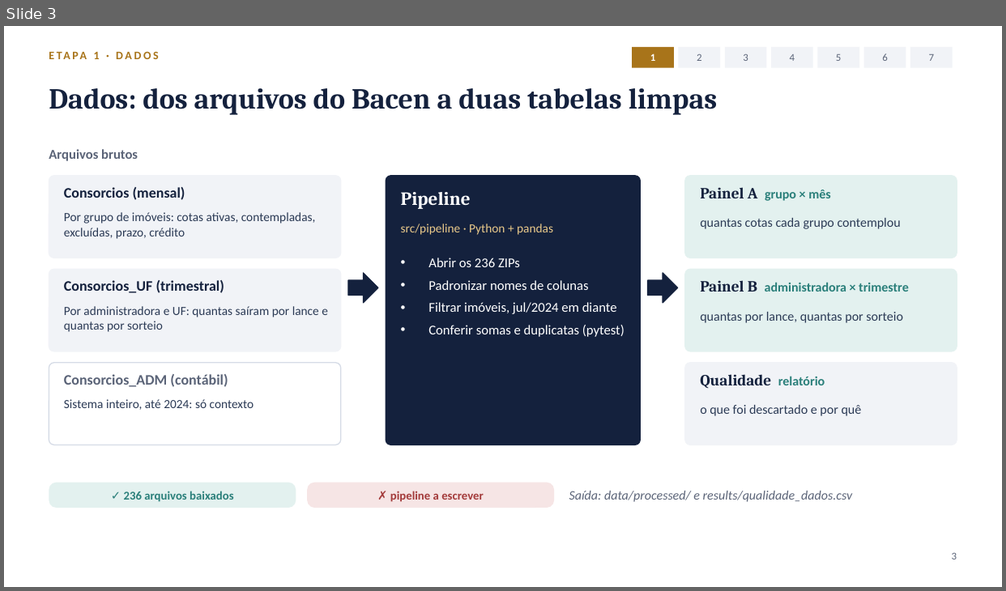
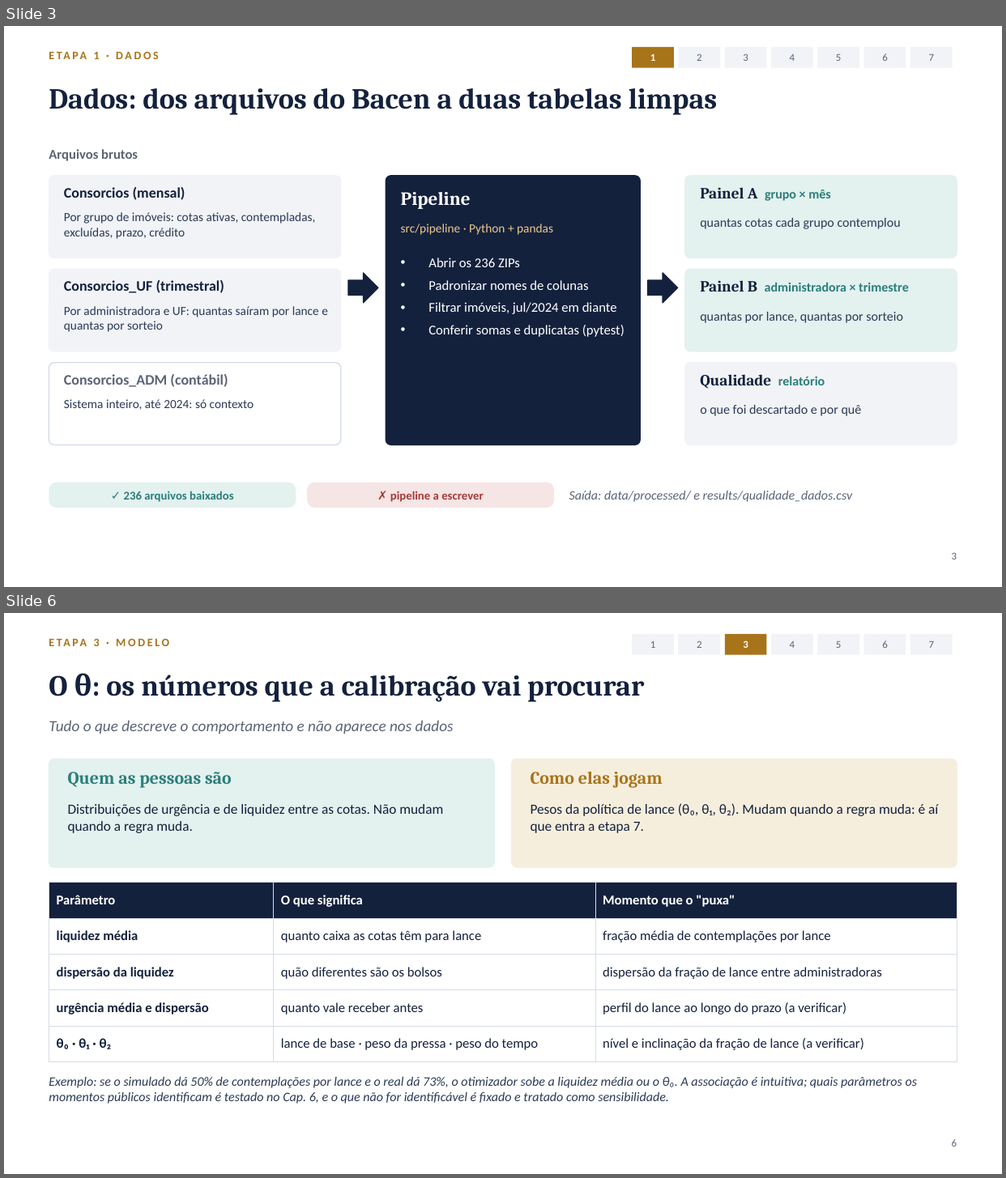
Before and after one commit to antonioffassini/tcc-consorcio, a slide deck: docs/apresentacao-metodologia.pptx. Shown one above the other, each under a label of ours: slide 3 before the commit, slides 3 and 6 after it; the slides between them are not shown. The pictures are 1006x591 and 1006x1178 pixels, drawn with LibreOffice and Linux fonts; fonts in the diff are those of the drawing. Boxes give left, top, right and bottom in pixels: in the first picture for what was removed or moved away, otherwise in the second. Text is boxed around its words. In the diff, an @@ line names an element or a change of style, - is before the commit and + after.

Commit message:
[TCC] Pipeline, momentos e protótipo do simulador (16/10–09/11)

```diff
--- a/docs/apresentacao-metodologia.pptx
+++ b/docs/apresentacao-metodologia.pptx
@@ slide 6 added at box(4, 613, 1002, 1174), background #FFFFFF @@
@@ rectangle added at box(632, 634, 674, 655), fill #F1F3F7, 10 pt, text #5B6478 @@
+1
@@ rectangle added at box(679, 634, 720, 655), fill #F1F3F7, 10 pt, text #5B6478 @@
+2
@@ rectangle added at box(725, 634, 767, 655), fill #A8741A, 10 pt, text #FFFFFF, bold @@
+3
@@ rectangle added at box(771, 634, 813, 655), fill #F1F3F7, 10 pt, text #5B6478 @@
+4
@@ rectangle added at box(818, 634, 859, 655), fill #F1F3F7, 10 pt, text #5B6478 @@
+5
@@ rectangle added at box(864, 634, 906, 655), fill #F1F3F7, 10 pt, text #5B6478 @@
+6
@@ rectangle added at box(910, 634, 953, 655), fill #F1F3F7, 10 pt, text #5B6478 @@
+7
@@ text added at box(94, 638, 100, 646), 11 pt, text #A8741A, bold @@
+ETAPA 3 · MODELO
@@ text added at box(49, 673, 644, 702), 28 pt, text #14213D, bold @@
+O θ: os números que a calibração vai procurar
@@ text added at box(49, 720, 454, 734), 15 pt, text #5B6478, italic @@
+Tudo o que descreve o comportamento e não aparece nos dados
@@ rounded rectangle added at box(49, 759, 494, 867), fill #E3F1EF, outline #E3F1EF 1 pt @@
@@ text added at box(68, 772, 232, 788), 17 pt, text #2A7F7A, bold @@
+Quem as pessoas são
@@ rounded rectangle added at box(512, 759, 957, 867), fill #F6EEDD, outline #F6EEDD 1 pt @@
@@ text added at box(530, 772, 663, 788), 17 pt, text #A8741A, bold @@
+Como elas jogam
@@ text added at box(68, 804, 443, 833), 13.5 pt, text #14213D @@
+Distribuições de urgência e de liquidez entre as cotas. Não mudam quando a regra muda.
@@ text added at box(530, 803, 938, 833), 13.5 pt, text #14213D @@
+Pesos da política de lance (θ₀, θ₁, θ₂). Mudam quando a regra muda: é aí que entra a etapa 7.
@@ table added at box(49, 883, 957, 1054), 5 rows, 3 columns @@
+Parâmetro | O que significa | Momento que o "puxa"
+liquidez média | quanto caixa as cotas têm para lance | fração média de contemplações por lance
+dispersão da liquidez | quão diferentes são os bolsos | dispersão da fração de lance entre administradoras
+urgência média e dispersão | quanto vale receber antes | perfil do lance ao longo do prazo (a verificar)
+θ₀ · θ₁ · θ₂ | lance de base · peso da pressa · peso do tempo | nível e inclinação da fração de lance (a verificar)
@@ text added at box(49, 1077, 917, 1104), 12.5 pt, text #2B3A55, italic @@
+Exemplo: se o simulado dá 50% de contemplações por lance e o real dá 73%, o otimizador sobe a liquidez média ou o θ₀. A associação é intuitiva; quais parâmetros os momentos públicos identificam é testado no Cap. 6, e o que não for identificável é fixado e tratado como sensibilidade.
@@ text added at box(952, 1139, 957, 1147), 10 pt, text #5B6478 @@
+6
```
Also in this commit, not shown: 12 slides changed, 1 other slide added, 1 slide removed, 21 other files.
